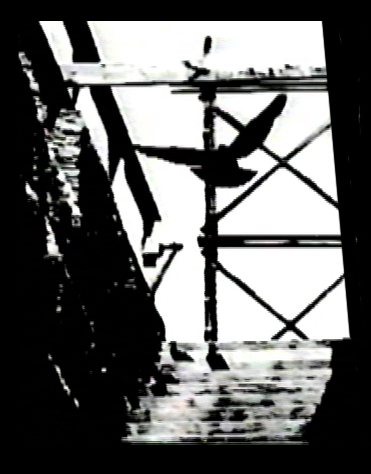
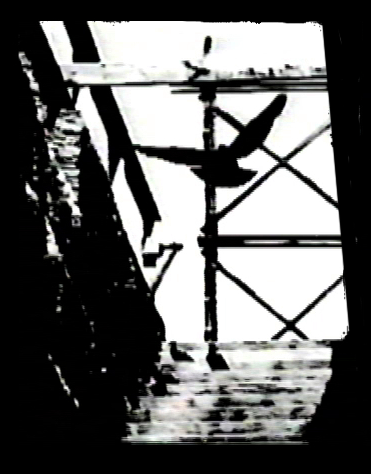
Revision of a layered 371x474 image; what changed, layer by layer:
added layer "Layer 2" above "Layer 1" over [38,21,362,346]
